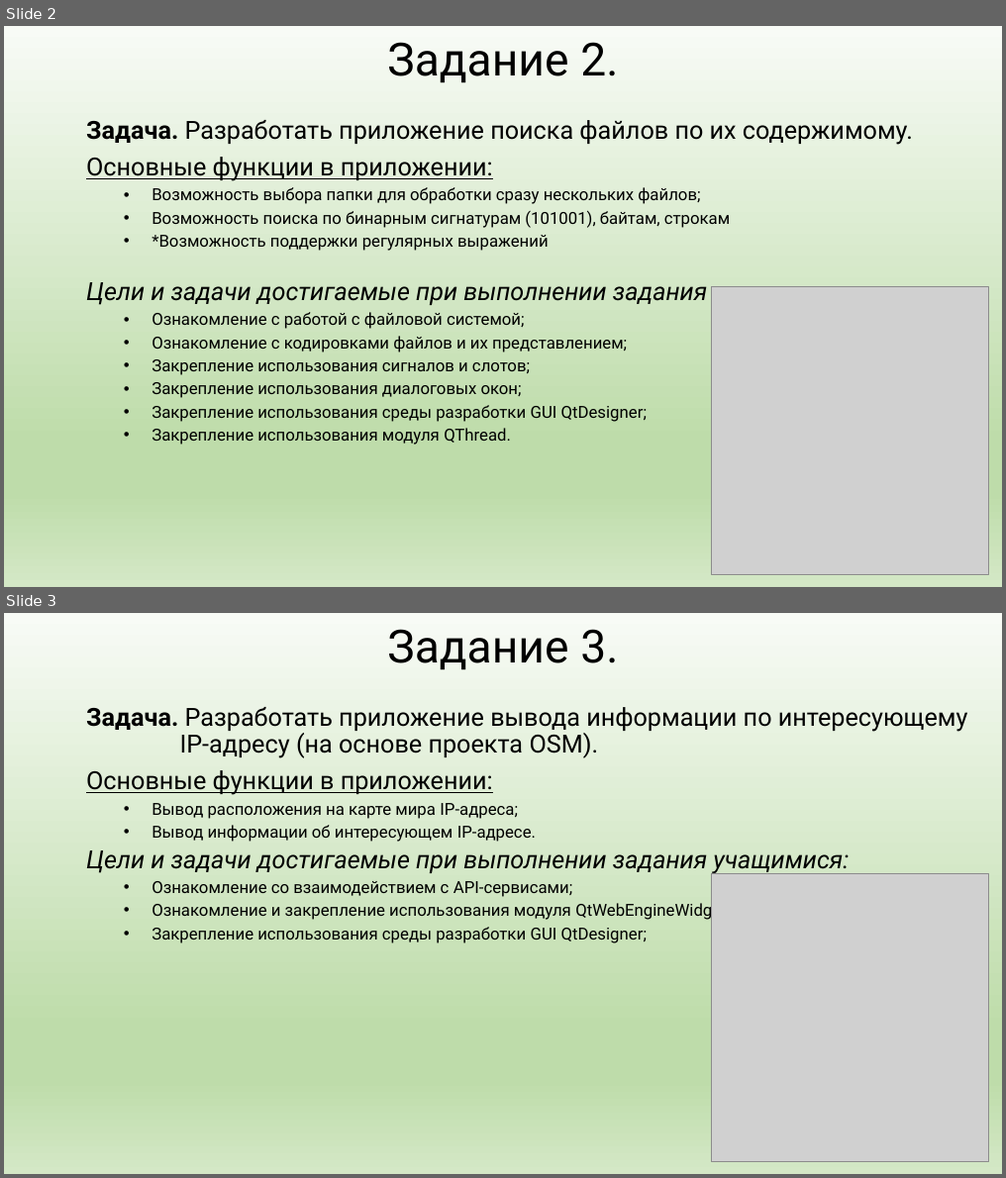
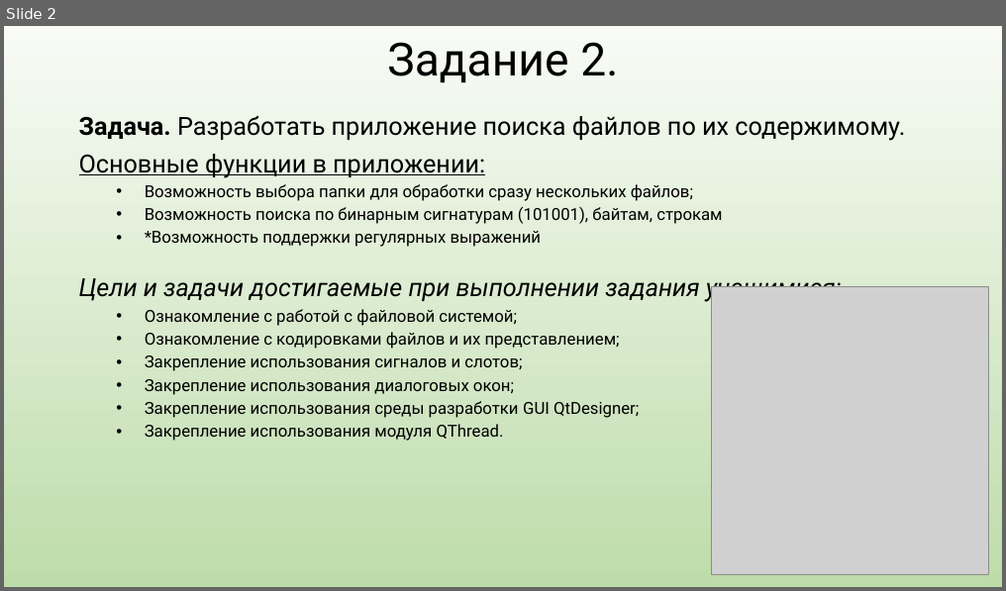
Before and after one commit to Dmitriy286/QT, a slide deck: exam/2021_Q2/Зачёт.pptx. Shown one above the other, each under a label of ours: slides 2 and 3 before the commit, slide 2 after it. The pictures are 1006x1178 and 1006x591 pixels, drawn with LibreOffice and Linux fonts; fonts in the diff are those of the drawing; grey boxes stand for pictures. Boxes give left, top, right and bottom in pixels: in the first picture for what was removed or moved away, otherwise in the second. Text is boxed around its words. In the diff, an @@ line names an element or a change of style, - is before the commit and + after.

```diff
--- a/exam/2021_Q2/Зачёт.pptx
+++ b/exam/2021_Q2/Зачёт.pptx
@@ slide 3 removed at (x1=4, y1=613, x2=1002, y2=1174), background gradient #F8FBF6 to #BEDCAA to #D4E8C6 @@
@@ title removed at (x1=387, y1=629, x2=618, y2=670) @@
-Задание 3.
@@ subtitle removed at (x1=86, y1=707, x2=968, y2=944) @@
-Задача. Разработать приложение вывода информации по интересующему
-IP-адресу (на основе проекта OSM).
-Основные функции в приложении:
-      • Вывод расположения на карте мира IP-адреса;
-      • Вывод информации об интересующем IP-адресе.
-    Цели и задачи достигаемые при выполнении задания учащимися:
-      • Ознакомление со взаимодействием с API-сервисами;
-      • Ознакомление и закрепление использования модуля QtWebEngineWidget;
-      • Закрепление использования среды разработки GUI QtDesigner;
@@ picture removed at (x1=712, y1=873, x2=988, y2=1162) @@
@@ slide 2 changed as well @@
@@ background gradient #F8FBF6 to #BEDCAA to #D4E8C6 to gradient #F8FBF6 to #BEDCAA @@
@@ subtitle "Задача. Разработать приложение поиска файлов ..." at (x1=79, y1=116, x2=905, y2=441): list level 3 to 1 in "Цели и задачи достигаемые при ..." @@
```
Also in this commit, not shown: 2 other slides changed, 1 slide added.
